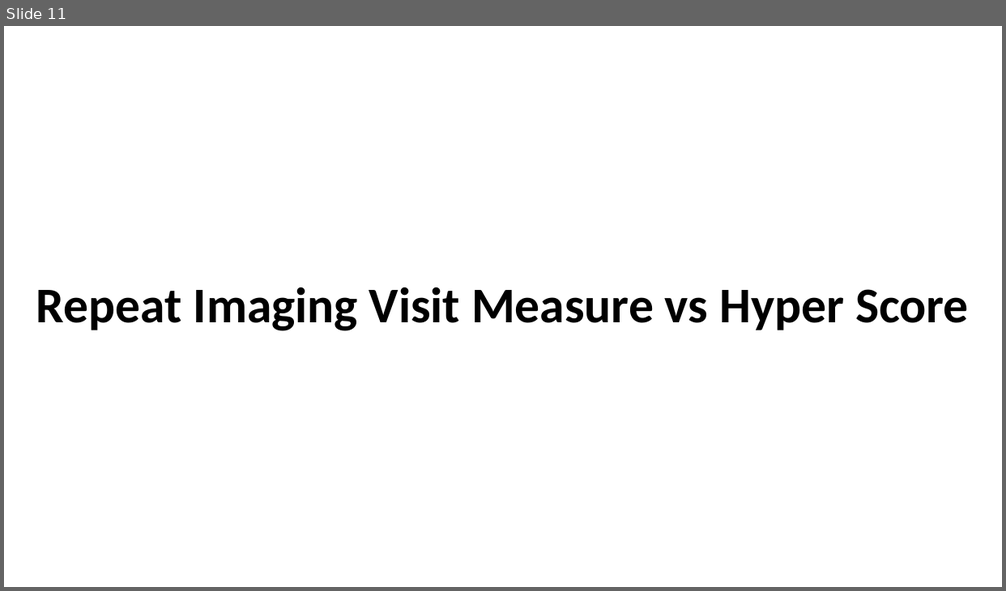
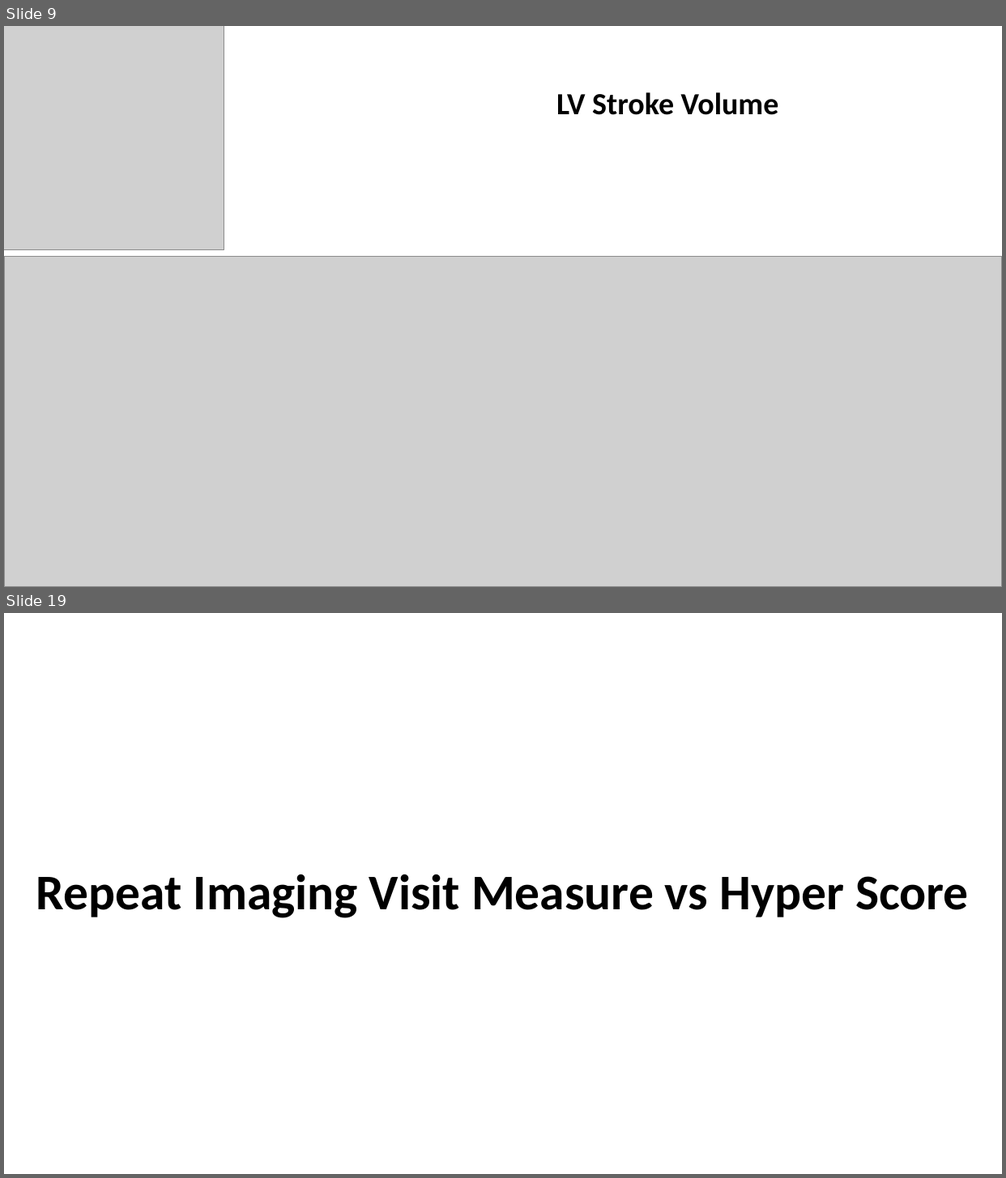
Before and after one commit to zhaohanxiong/OxfordCVM, a slide deck: resources/job_results2.pptx. Shown one above the other, each under a label of ours: slide 11 before the commit, slides 9 and 19 after it; the slides between them are not shown. The pictures are 1006x591 and 1006x1178 pixels, drawn with LibreOffice and Linux fonts; fonts in the diff are those of the drawing; grey boxes stand for pictures. Boxes give left, top, right and bottom in pixels: in the first picture for what was removed or moved away, otherwise in the second. Text is boxed around its words. In the diff, an @@ line names an element or a change of style, - is before the commit and + after.

```diff
--- a/resources/job_results2.pptx
+++ b/resources/job_results2.pptx
@@ slide 9 added at (4, 26, 1002, 587), background #FFFFFF @@
@@ picture added at (4, 26, 224, 250) @@
@@ text added at (556, 92, 779, 115), 29.6 pt, text #000000, bold @@
+LV Stroke Volume
@@ picture added at (4, 257, 1002, 587) @@
@@ what was slide 11 is now slide 19 @@
```
Also in this commit, not shown: 1 slide changed, 14 other slides added, 4 slides removed.
